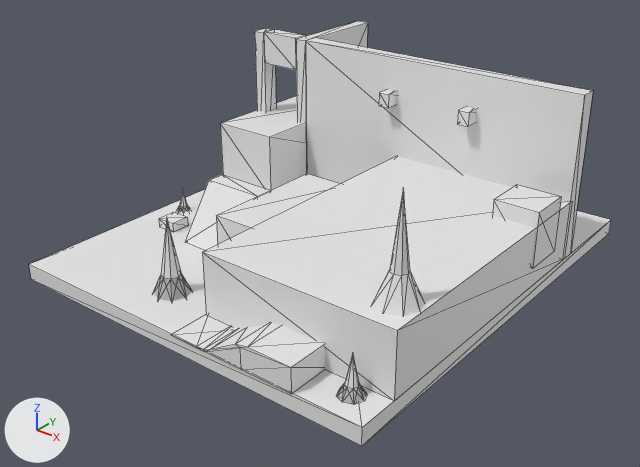
A saved change to the glTF model Editor/IKRig/LevelModel/Level.glb.
The view is the same before and after, from a camera (50 mm lens) standing at (39.9, -43.9, 31.7) and looking at (1.2, 4.5, 1.7). Arrows for +X, +Y and +Z are at lower left; the lights stay in place. The older version comes first. Mesh edges are drawn as thin lines. Where no turn or scale is listed for an object, it has been applied to the vertices. Vertices at exactly the same position are counted once.

Script lines for the objects in view, before the commit:
```python
ob_cone = bpy.data.objects.new('Cone', me_cone)
ob_cone.location = (-3.31, -6.91, 2.2)
ob_cube = bpy.data.objects.new('Cube', me_cube)
ob_cube.location = (-1.17, 3.0, 0.0)
ob_cube_001 = bpy.data.objects.new('Cube.001', me_cube_001)
ob_cube_001.location = (0.77, 2.37, 0.0)
ob_cube_001.rotation_euler = (0.0, 0.0, 3.142)  # degrees (0, 0, 180)
ob_cube_001.scale = (-15.8, -13.3, -0.66)
ob_cube_002 = bpy.data.objects.new('Cube.002', me_cube_002)
ob_cube_002.location = (8.75, 3.92, 0.0)
ob_cube_003 = bpy.data.objects.new('Cube.003', me_cube_003)
ob_cube_003.location = (-12.0, 12.74, 0.0)
ob_cube_004 = bpy.data.objects.new('Cube.004', me_cube_004)
ob_cube_004.location = (-5.81, 3.0, 0.0)
ob_cube_004.rotation_euler = (0.0, -3.142, 0.0)  # degrees (0, -180, 0)
ob_cube_004.scale = (-2.68, -0.779, -2.2)
ob_cube_006 = bpy.data.objects.new('Cube.006', me_cube_006)
ob_cube_006.location = (14.87, 11.34, 1.67)
ob_cube_007 = bpy.data.objects.new('Cube.007', me_cube_007)
ob_cube_007.location = (0.77, 15.93, 0.0)
ob_cube_008 = bpy.data.objects.new('Cube.008', me_cube_008)
ob_cube_008.location = (-14.28, 15.93, 0.0)
ob_cube_008.rotation_euler = (3.142, 0.0, 0.0)  # degrees (180, 0, 0)
ob_cube_008.scale = (-0.671, -0.734, -6.57)
# also in view: 'Cone.002' at (14.2, -8.8, 1.5); 'Cube.009' at (-9.5, 19.8, 6.6); 'Cube.010' at (-12.0, 15.9, 11.8); 'Cube.011' at (6.1, -9.2, 0.9); 'Cone.001' at (14.8, -5.1, 8.5)
```
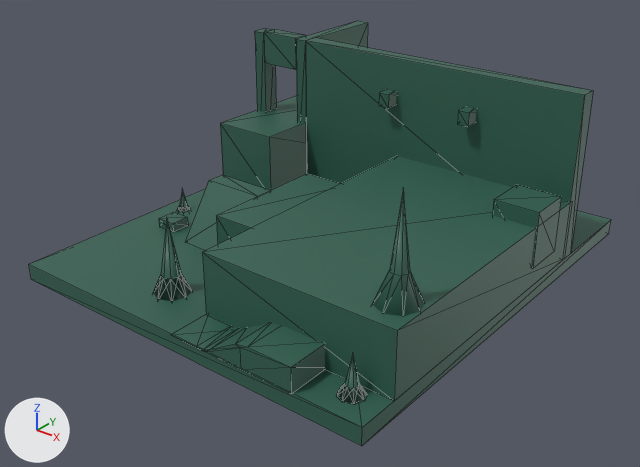
Location of each change, [x1, y1, x2, y2] in pixels of the pictures (640 x 467 px):
'Cube.002', recoloured (white to dark green): [202, 156, 570, 401] in both
'Cube.007', recoloured (white to dark green): [305, 38, 593, 260] in both
'Cube.001', recoloured (white to dark green): [29, 189, 611, 446] in both
'Cube.011', recoloured (white to dark green): [171, 315, 325, 394] in both
'Cube.003', recoloured (white to dark green): [220, 96, 306, 190] in both
'Cube', recoloured (white to dark green): [216, 174, 340, 244] in both
'Cube.006', recoloured (darker): [492, 185, 561, 269] in both
'Cube.004', recoloured (white to dark green): [185, 175, 271, 251] in both
'Cone.001', recoloured, shading changed (white to dark green): [372, 190, 424, 316] in both
'Cube.009', recoloured (white to dark green): [296, 21, 368, 123] in both
'Cone', recoloured, shading changed (white to dark green): [153, 217, 192, 301] in both
'Cube.008', recoloured (white to dark green): [255, 28, 276, 112] in both
'Cube.010', recoloured (white to dark green): [264, 29, 306, 70] in both
'Cone.002', recoloured, shading changed: [337, 353, 367, 404] in both
'Cube.014', recoloured (white to dark green): [159, 212, 188, 232] in both
'Cube.013', recoloured (white to dark green): [457, 107, 476, 127] in both
'Cube.012', recoloured (white to dark green): [379, 90, 397, 108] in both
'Cone.003', recoloured: [177, 188, 190, 212] in both

Patch to the scene script:
```diff
--- a/Editor/IKRig/LevelModel/Level.glb.py
+++ b/Editor/IKRig/LevelModel/Level.glb.py
@@ me_cube @@
 me_cube.from_pydata(...)  # 8 vertices, 12 faces; spans x -2.03..2.03, y -5.27..5.27, z 0.0..4.4
-me_cube.materials.append(mat_material)  # white #e7e7e7
+me_cube.materials.append(mat_material_005)  # dark green #326151
@@ me_cube_001 @@
 me_cube_001.from_pydata(...)  # 8 vertices, 12 faces; spans x -1.0..1.0, y -1.0..1.68, z 0.0..2.0
-me_cube_001.materials.append(mat_material_001)  # white #e7e7e7
+me_cube_001.materials.append(mat_material_005)  # dark green #326151
@@ me_cube_002 @@
 me_cube_002.from_pydata(...)  # 8 vertices, 12 faces; spans x -7.8..7.8, y -11.6..11.6, z 0.0..4.9
-me_cube_002.materials.append(mat_material_002)  # white #e7e7e7
+me_cube_002.materials.append(mat_material_005)  # dark green #326151
@@ me_cube_003 @@
 me_cube_003.from_pydata(...)  # 8 vertices, 12 faces; spans x -2.96..2.96, y -2.49..11.85, z 0.0..5.7
-me_cube_003.materials.append(mat_material_003)  # white #e7e7e7
+me_cube_003.materials.append(mat_material_005)  # dark green #326151
@@ me_cube_004 @@
 me_cube_004.from_pydata(...)  # 8 vertices, 12 faces; spans x -1.0..1.0, y -4.9..4.9, z 0.0..2.0
-me_cube_004.materials.append(mat_material_004)  # white #e7e7e7
+me_cube_004.materials.append(mat_material_005)  # dark green #326151
@@ me_cube_006 @@
 me_cube_006.from_pydata(...)  # 8 vertices, 12 faces; spans x -1.78..1.78, y -1.78..1.78, z 0.0..4.4
-me_cube_006.materials.append(mat_material_006)  # white #e7e7e7
+me_cube_006.materials.append(mat_material_005)  # dark green #326151
@@ me_cube_007 @@
 me_cube_007.from_pydata(...)  # 8 vertices, 12 faces; spans x -9.8..15.8, y -0.7..0.7, z 0.0..13.1
-me_cube_007.materials.append(mat_material_007)  # white #e7e7e7
+me_cube_007.materials.append(mat_material_005)  # dark green #326151
@@ me_cube_008 @@
 me_cube_008.from_pydata(...)  # 8 vertices, 12 faces; spans x -0.62..1.0, y -1.0..1.0, z 0.0..2.0
-me_cube_008.materials.append(mat_material_008)  # white #e7e7e7
+me_cube_008.materials.append(mat_material_005)  # dark green #326151
@@ me_cube_009 @@
 me_cube_009.from_pydata(...)  # 8 vertices, 12 faces; spans x -0.62..1.0, y -1.0..1.0, z 0.0..2.0
-me_cube_009.materials.append(mat_material_009)  # white #e7e7e7
+me_cube_009.materials.append(mat_material_005)  # dark green #326151
@@ me_cube_010 @@
 me_cube_010.from_pydata(...)  # 8 vertices, 12 faces; spans x -1.84..1.84, y -0.71..0.71, z 0.0..2.83
-me_cube_010.materials.append(mat_material_010)  # white #e7e7e7
+me_cube_010.materials.append(mat_material_005)  # dark green #326151
@@ me_cube_011 @@
 me_cube_011.from_pydata(...)  # 26 vertices, 48 faces; spans x -8.44..2.03, y -1.76..1.76, z 0.0..1.88
-me_cube_011.materials.append(mat_material_011)  # white #e7e7e7
+me_cube_011.materials.append(mat_material_005)  # dark green #326151
@@ me_cube_012 @@
 me_cube_012.from_pydata(...)  # 8 vertices, 12 faces; spans x -0.47..0.47, y -1.84..1.84, z 0.0..1.12
-me_cube_012.materials.append(mat_material_012)  # white #e7e7e7
+me_cube_012.materials.append(mat_material_005)  # dark green #326151
@@ me_cube_013 @@
 me_cube_013.from_pydata(...)  # 8 vertices, 12 faces; spans x -0.47..0.47, y -1.84..1.84, z 0.0..1.12
-me_cube_013.materials.append(mat_material_013)  # white #e7e7e7
+me_cube_013.materials.append(mat_material_005)  # dark green #326151
@@ me_cone @@
 me_cone.from_pydata(...)  # 17 vertices, 48 faces; spans x -1.46..1.46, y -1.46..1.46, z -2.36..3.77
+# me_cone part 1: all faces are now shaded smooth (48 of 48 changed)
+me_cone.materials.append(mat_material_005)  # dark green #326151
@@ me_cone_001 @@
 me_cone_001.from_pydata(...)  # 17 vertices, 30 faces; spans x -1.65..1.65, y -1.65..1.65, z -2.67..5.0
+# me_cone_001 part 2: all faces are now shaded smooth (29 of 30 changed)
+me_cone_001.materials.append(mat_material_005)  # dark green #326151
@@ me_cone_002 @@
 me_cone_002.from_pydata(...)  # 17 vertices, 48 faces; spans x -0.93..0.93, y -0.93..0.93, z -1.16..1.85
+# me_cone_002 part 3: all faces are now shaded smooth (48 of 48 changed)
+me_cone_002.materials.append(mat_material_005)  # dark green #326151
@@ me_cone_003 @@
 me_cone_003.from_pydata(...)  # 17 vertices, 48 faces; spans x -0.71..0.71, y -0.71..0.71, z -0.89..1.42
+me_cone_003.materials.append(mat_material_005)  # dark green #326151
@@ me_cube_015 @@
 me_cube_015.from_pydata(...)  # 8 vertices, 12 faces; spans x -0.83..0.83, y -0.84..0.84, z 0.0..0.77
-me_cube_015.materials.append(mat_material_015)  # white #e7e7e7
+me_cube_015.materials.append(mat_material_005)  # dark green #326151
```
